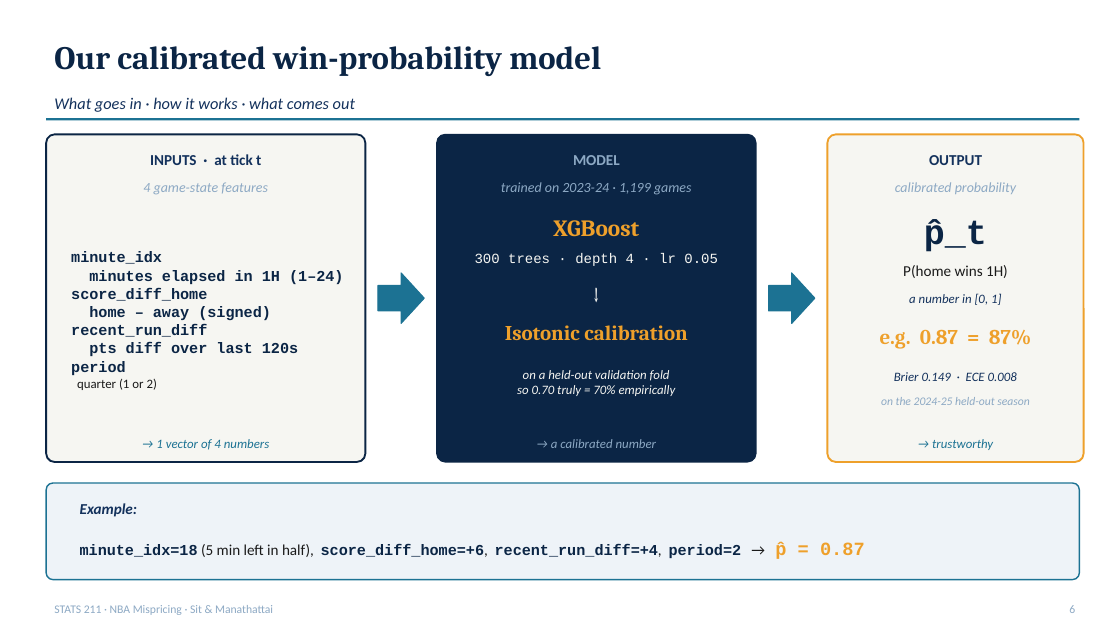
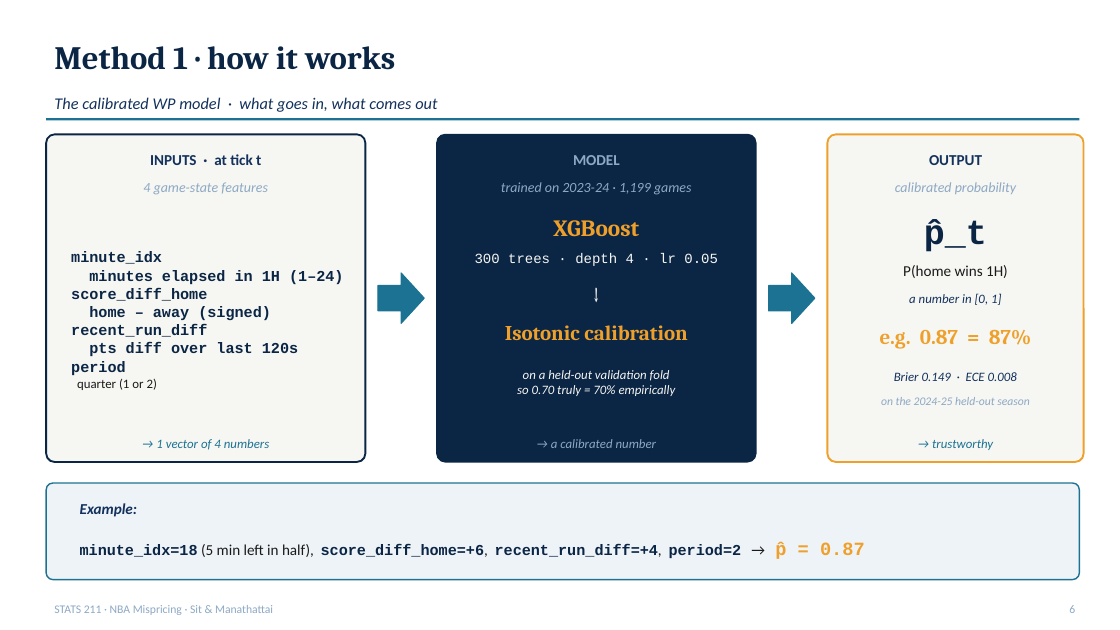
Before and after one commit to ivan-sit/live-nba-market-mispricing-detection, a slide deck: slide 6 of slides/final_deck.pptx. Drawn at 1120x630 pixels with LibreOffice and Linux fonts; fonts in the diff are those of the drawing. Boxes give left, top, right and bottom in pixels: in the first picture for what was removed or moved away, otherwise in the second. Text is boxed around its words. In the diff, an @@ line names an element or a change of style, - is before the commit and + after.

Commit message:
Slides: symmetric Method 1 / Method 2 explanation slides
Slide 6 - rename 'Our calibrated WP model' -> 'Method 1 · how it works'
  Same 3-box flow (INPUTS -> MODEL -> OUTPUT) + concrete example.

NEW Slide 8 - 'Method 2 · how it works'
  Mirrors Slide 6 with the overreaction-test mechanics:
    INPUTS box (NAVY-bordered): p_hat from Method 1 + filtered PBP events
                                (comeback FG / salience 3PT pre-reg rules)
    METHOD box (NAVY-filled): 1. lookup p(t), p(t+60); 2. Delta-p = p(t+60)-p(t);
                              3. average within game; 4. 10k block-bootstrap by game
    OUTPUT box (ACCENT-bordered): structural shift Delta_p_scorer
                                   + 95% CI + p-value
  Concrete example: trailing 12, made 3PT @18min ->
    p(t)=0.18, p(t+60)=0.22, Delta_p=+0.04

Now symmetric: Methods 1 and 2 both have an 'how it works' slide followed
by a 'finding N' slide. Synthesis slide (slide 10) ties them together
before the backtest. 16 slides total, ~10 min.

```diff
--- a/slides/final_deck.pptx
+++ b/slides/final_deck.pptx
@@ text at <box>54,46,395,70</box>: text changed @@
-Our calibrated win-probability model
+Method 1 · how it works
@@ text at <box>54,97,437,112</box>: text changed @@
-What goes in · how it works · what comes out
+The calibrated WP model · what goes in, what comes out
```
Also in this commit, not shown: 8 other slides changed, 1 slide added, 2 other files.
